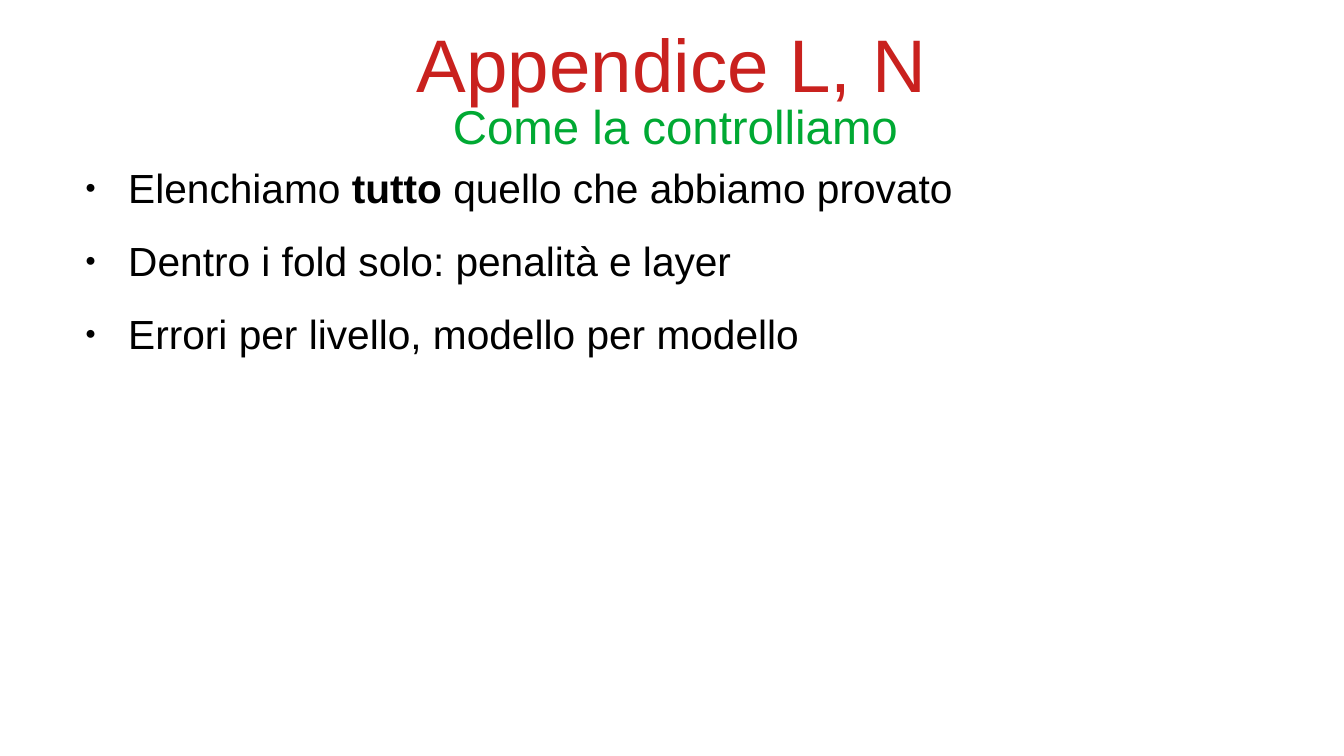
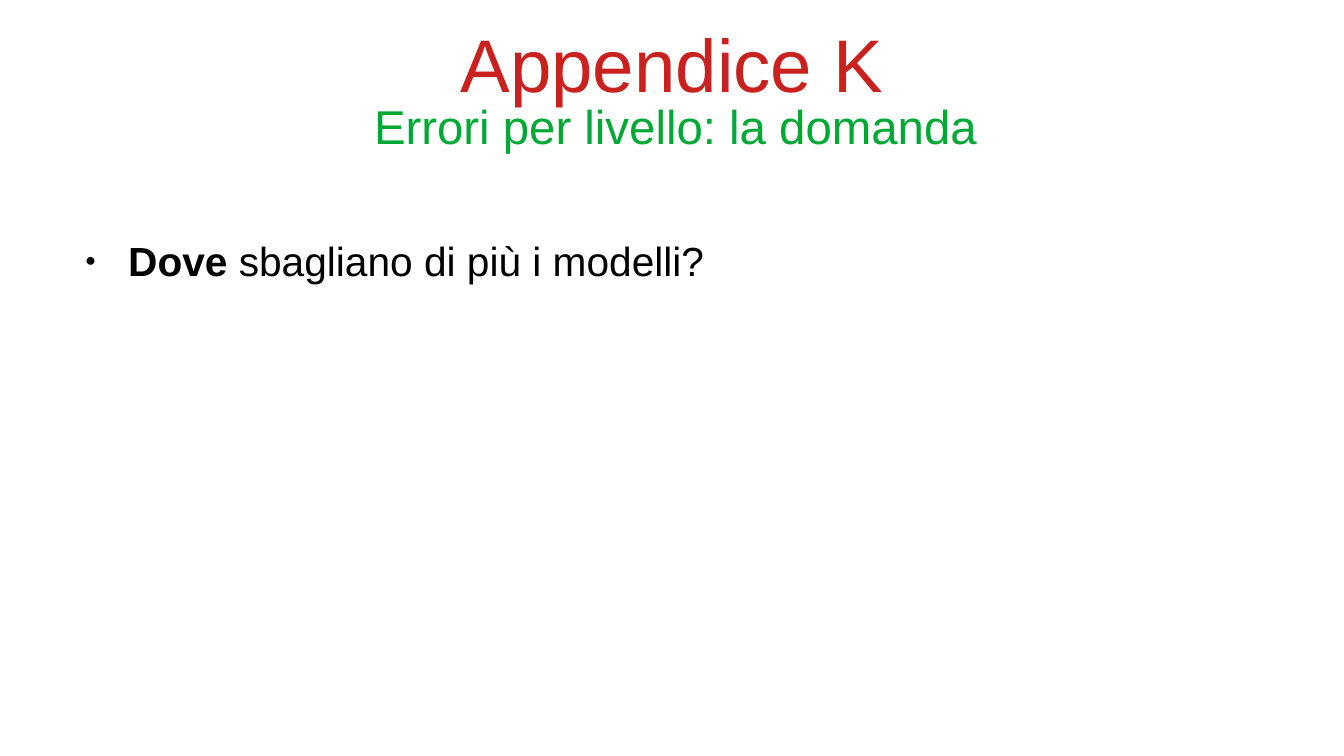
Before and after one commit to bianchi-john/PublisherClassification, a slide deck: slide 67 of Presentazioni/Paper rivista/PaperRivista.odp (slide 72 before the commit). Drawn at 1344x756 pixels with LibreOffice and Linux fonts; fonts in the diff are those of the drawing. Boxes give left, top, right and bottom in pixels: in the first picture for what was removed or moved away, otherwise in the second. Text is boxed around its words. In the diff, an @@ line names an element or a change of style, - is before the commit and + after.

```diff
--- a/Presentazioni/Paper rivista/PaperRivista.odp
+++ b/Presentazioni/Paper rivista/PaperRivista.odp
@@ title at box(460, 38, 883, 106): text changed @@
-Appendice L, N
+Appendice K
@@ title at box(374, 107, 977, 154): text changed @@
-Come la controlliamo
+Errori per livello: la domanda
@@ text at box(128, 246, 704, 284): text changed @@
-● Elenchiamo tutto quello che abbiamo provato
-● Dentro i fold solo: penalità e layer
-● Errori per livello, modello per modello
+● Dove sbagliano di più i modelli?
```
Also in this commit, not shown: 10 other slides changed, 11 slides added, 5 slides removed, 36 other files.
